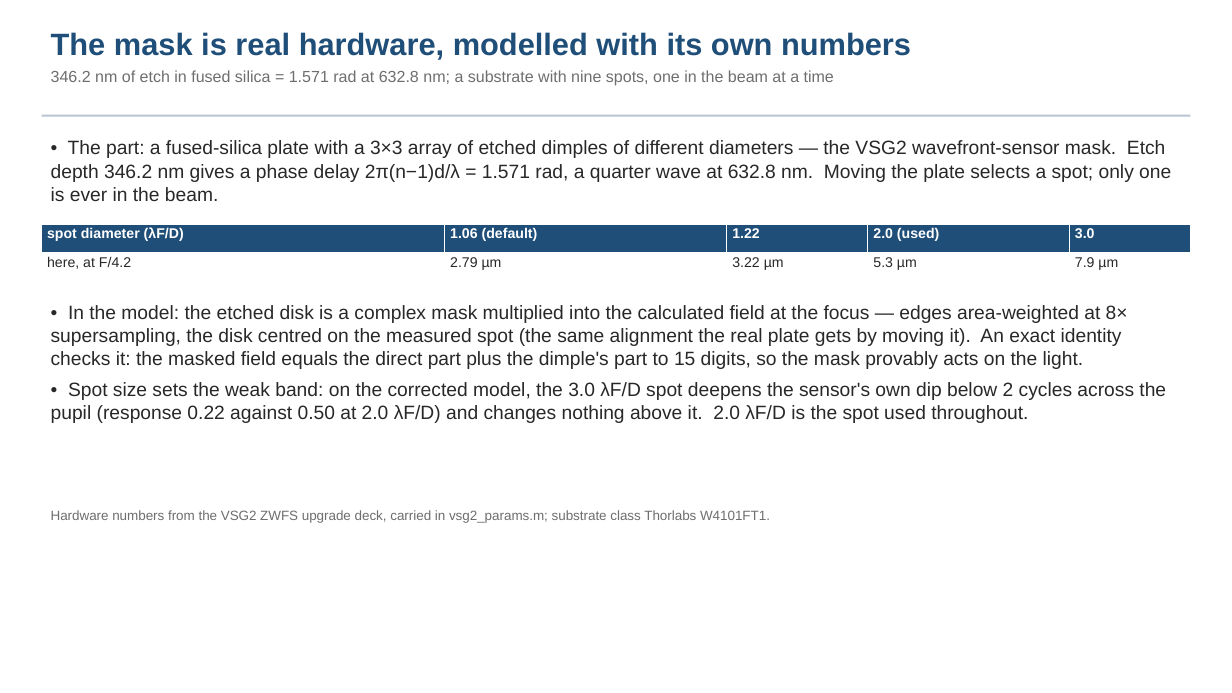
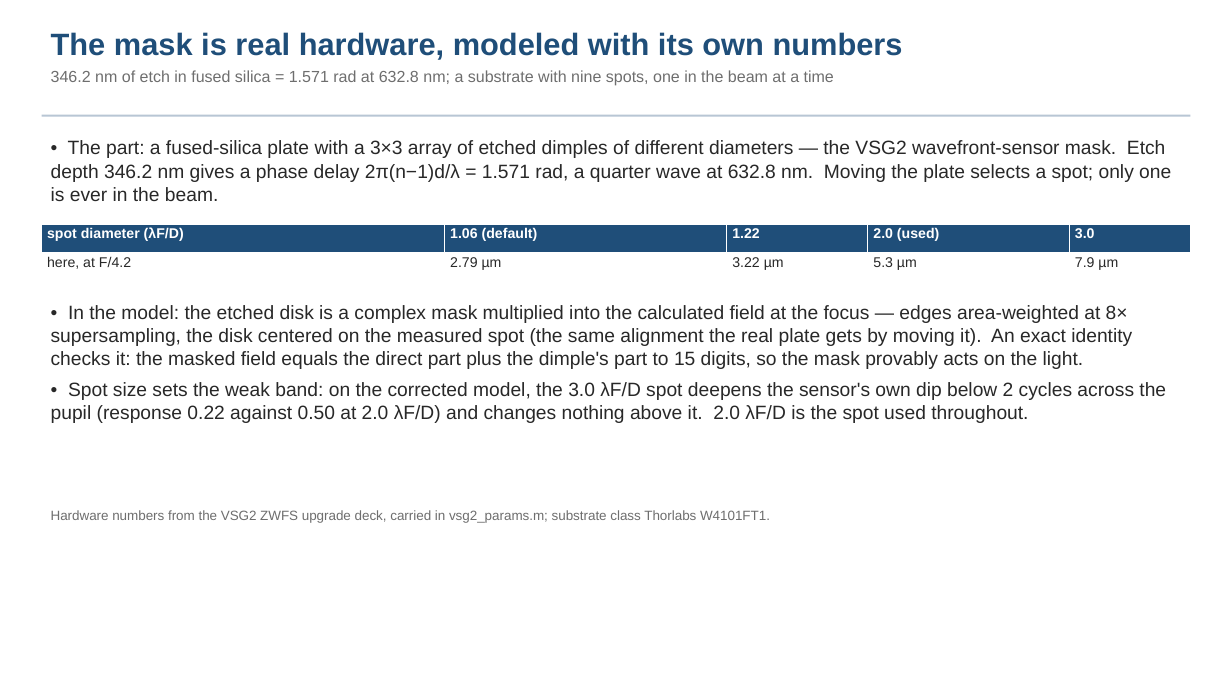
Before and after one commit to nasa-jpl/macos, a slide deck: slide 5 of demo_session/deck_zwfs.pptx. Drawn at 1232x693 pixels with LibreOffice and Linux fonts; fonts in the diff are those of the drawing. Boxes give left, top, right and bottom in pixels: in the first picture for what was removed or moved away, otherwise in the second. Text is boxed around its words. In the diff, an @@ line names an element or a change of style, - is before the commit and + after.

```diff
--- a/demo_session/deck_zwfs.pptx
+++ b/demo_session/deck_zwfs.pptx
@@ text at bbox=[51, 32, 903, 60]: text changed @@
-The mask is real hardware, modelled with its own numbers
+The mask is real hardware, modeled with its own numbers
@@ text at bbox=[51, 305, 1132, 369]: text changed @@
-• In the model: the etched disk is a complex mask multiplied into the calculated field at the focus — edges area-weighted at 8× supersampling, the disk centred on the measured spot (the same alignment the real plate gets by moving it). An exact identity checks it: the masked field equals the direct part plus the dimple's part to 15 digits, so the mask provably acts on the light.
+• In the model: the etched disk is a complex mask multiplied into the calculated field at the focus — edges area-weighted at 8× supersampling, the disk centered on the measured spot (the same alignment the real plate gets by moving it). An exact identity checks it: the masked field equals the direct part plus the dimple's part to 15 digits, so the mask provably acts on the light.
```
Also in this commit, not shown: 14 other slides changed, 3 other files.
